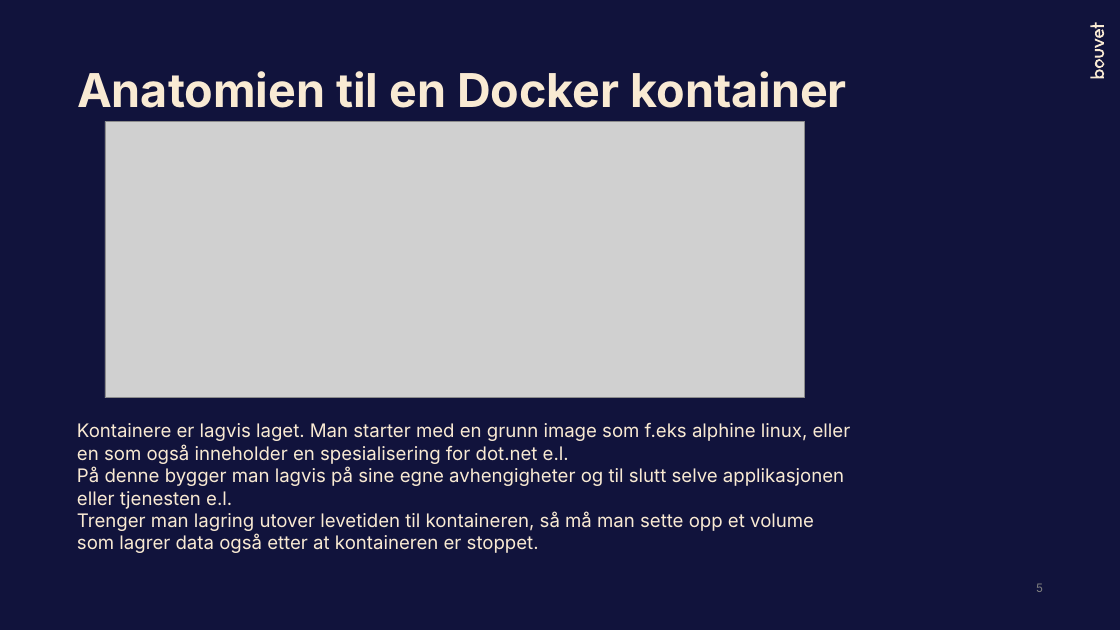
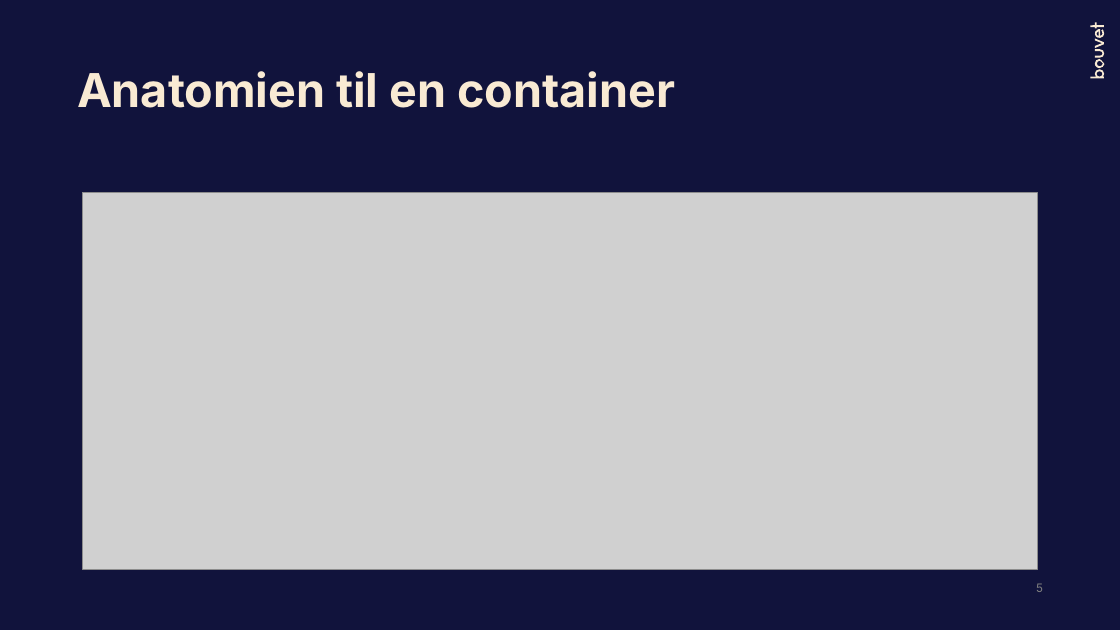
Before and after one commit to Bouvet-deler/container-workshop, a slide deck: slide 5 of part1/DockerWorkshop_Høsten2023.pptx. Drawn at 1120x630 pixels with LibreOffice and Linux fonts; fonts in the diff are those of the drawing; grey boxes stand for pictures. Boxes give left, top, right and bottom in pixels: in the first picture for what was removed or moved away, otherwise in the second. Text is boxed around its words. In the diff, an @@ line names an element or a change of style, - is before the commit and + after.

```diff
--- a/part1/DockerWorkshop_Høsten2023.pptx
+++ b/part1/DockerWorkshop_Høsten2023.pptx
@@ title at [77,71,675,108]: text changed @@
-Anatomien til en Docker kontainer
+Anatomien til en container
@@ picture: place and size @@
-picture at [105,121,805,397]
+picture at [83,192,1038,570]
@@ text removed at [77,423,851,553] @@
-Kontainere er lagvis laget. Man starter med en grunn image som f.eks alphine linux, eller
-en som også inneholder en spesialisering for dot.net e.l.
-På denne bygger man lagvis på sine egne avhengigheter og til slutt selve applikasjonen
-eller tjenesten e.l.
-Trenger man lagring utover levetiden til kontaineren, så må man sette opp et volume
-som lagrer data også etter at kontaineren er stoppet.
@@ page number at [1036,583,1043,592]: more space between paragraphs @@
```
Also in this commit, not shown: 19 other slides changed, 1 other file.
